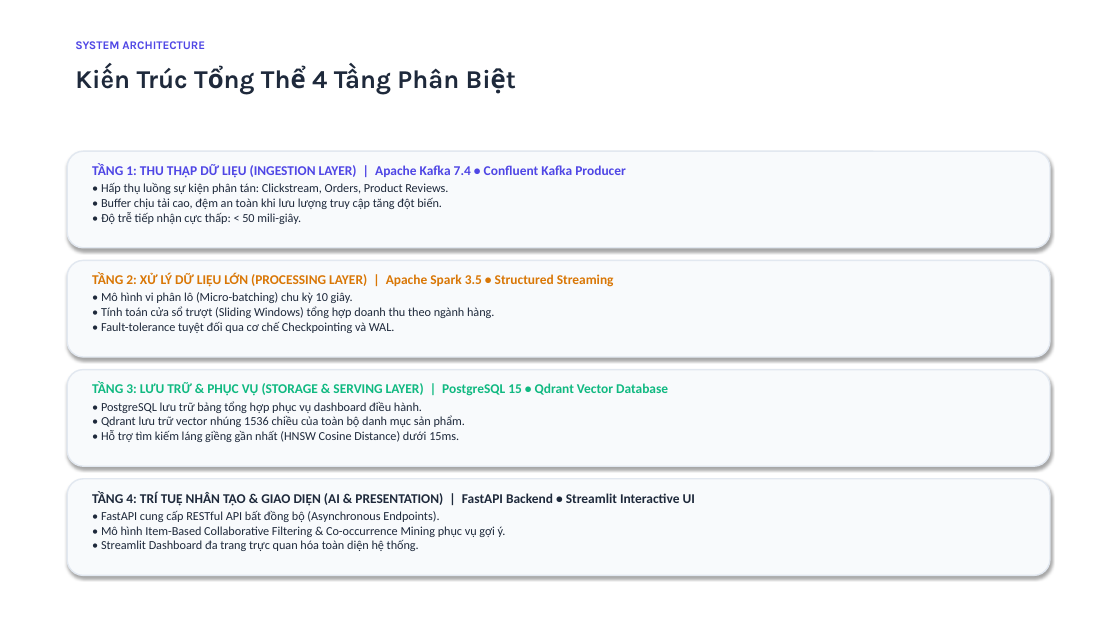
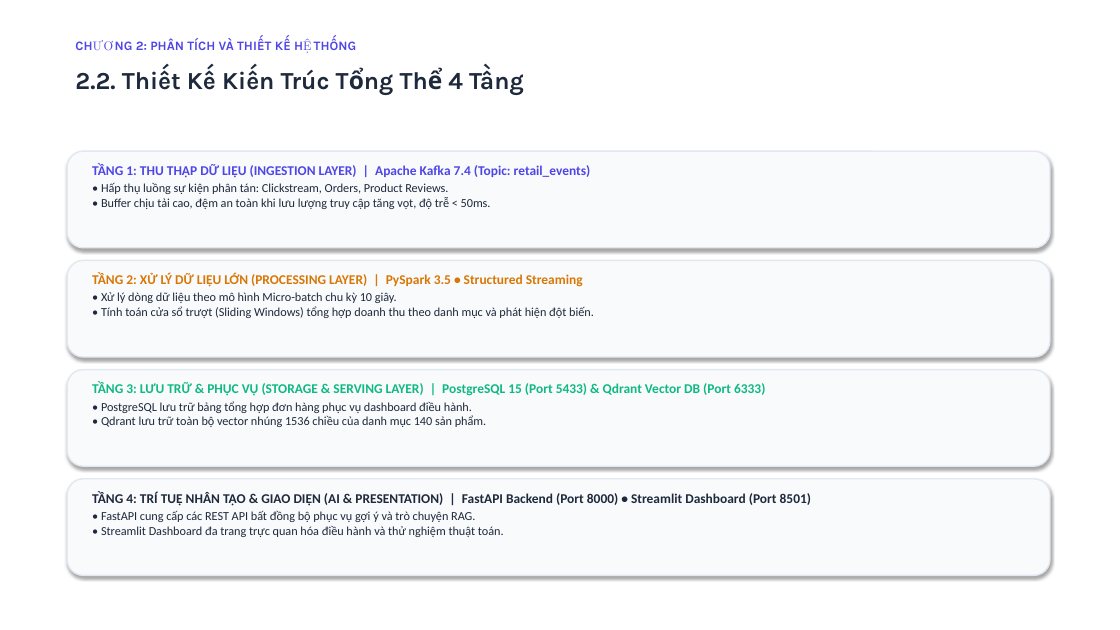
Before and after one commit to linhle100905/real-time-retail-analytics-platform, a slide deck: slide 5 of docs/Bao_Cao_Thuyet_Trinh_Do_An.pptx. Drawn at 1120x630 pixels with LibreOffice and Linux fonts; fonts in the diff are those of the drawing. Boxes give left, top, right and bottom in pixels: in the first picture for what was removed or moved away, otherwise in the second. Text is boxed around its words. In the diff, an @@ line names an element or a change of style, - is before the commit and + after.

```diff
--- a/docs/Bao_Cao_Thuyet_Trinh_Do_An.pptx
+++ b/docs/Bao_Cao_Thuyet_Trinh_Do_An.pptx
@@ text at bbox=[136, 38, 285, 50]: text changed; size 10 to 11 pt @@
-SYSTEM ARCHITECTURE
+CHƯƠNG 2: PHÂN TÍCH VÀ THIẾT KẾ HỆ THỐNG
@@ text at bbox=[75, 70, 463, 90]: text changed; size 22 to 21 pt @@
-Kiến Trúc Tổng Thể 4 Tầng Phân Biệt
+2.2. Thiết Kế Kiến Trúc Tổng Thể 4 Tầng
@@ text at bbox=[92, 164, 591, 178]: text changed @@
-TẦNG 1: THU THẬP DỮ LIỆU (INGESTION LAYER) | Apache Kafka 7.4 • Confluent Kafka Producer
+TẦNG 1: THU THẬP DỮ LIỆU (INGESTION LAYER) | Apache Kafka 7.4 (Topic: retail_events)
@@ text at bbox=[101, 197, 491, 209]: text changed @@
-• Buffer chịu tải cao, đệm an toàn khi lưu lượng truy cập tăng đột biến.
-• Độ trễ tiếp nhận cực thấp: < 50 mili-giây.
+• Buffer chịu tải cao, đệm an toàn khi lưu lượng truy cập tăng vọt, độ trễ < 50ms.
@@ text at bbox=[92, 273, 594, 318]: text changed @@
-TẦNG 2: XỬ LÝ DỮ LIỆU LỚN (PROCESSING LAYER) | Apache Spark 3.5 • Structured Streaming
-• Mô hình vi phân lô (Micro-batching) chu kỳ 10 giây.
-• Tính toán cửa sổ trượt (Sliding Windows) tổng hợp doanh thu theo ngành hàng.
-• Fault-tolerance tuyệt đối qua cơ chế Checkpointing và WAL.
+TẦNG 2: XỬ LÝ DỮ LIỆU LỚN (PROCESSING LAYER) | PySpark 3.5 • Structured Streaming
+• Xử lý dòng dữ liệu theo mô hình Micro-batch chu kỳ 10 giây.
+• Tính toán cửa sổ trượt (Sliding Windows) tổng hợp doanh thu theo danh mục và phát hiện đột biến.
@@ text at bbox=[92, 382, 765, 427]: text changed @@
-TẦNG 3: LƯU TRỮ & PHỤC VỤ (STORAGE & SERVING LAYER) | PostgreSQL 15 • Qdrant Vector Database
-• PostgreSQL lưu trữ bảng tổng hợp phục vụ dashboard điều hành.
-• Qdrant lưu trữ vector nhúng 1536 chiều của toàn bộ danh mục sản phẩm.
-• Hỗ trợ tìm kiếm láng giềng gần nhất (HNSW Cosine Distance) dưới 15ms.
+TẦNG 3: LƯU TRỮ & PHỤC VỤ (STORAGE & SERVING LAYER) | PostgreSQL 15 (Port 5433) & Qdrant Vector DB (Port 6333)
+• PostgreSQL lưu trữ bảng tổng hợp đơn hàng phục vụ dashboard điều hành.
+• Qdrant lưu trữ toàn bộ vector nhúng 1536 chiều của danh mục 140 sản phẩm.
@@ text at bbox=[92, 491, 811, 537]: text changed @@
-TẦNG 4: TRÍ TUỆ NHÂN TẠO & GIAO DIỆN (AI & PRESENTATION) | FastAPI Backend • Streamlit Interactive UI
-• FastAPI cung cấp RESTful API bất đồng bộ (Asynchronous Endpoints).
-• Mô hình Item-Based Collaborative Filtering & Co-occurrence Mining phục vụ gợi ý.
-• Streamlit Dashboard đa trang trực quan hóa toàn diện hệ thống.
+TẦNG 4: TRÍ TUỆ NHÂN TẠO & GIAO DIỆN (AI & PRESENTATION) | FastAPI Backend (Port 8000) • Streamlit Dashboard (Port 8501)
+• FastAPI cung cấp các REST API bất đồng bộ phục vụ gợi ý và trò chuyện RAG.
+• Streamlit Dashboard đa trang trực quan hóa điều hành và thử nghiệm thuật toán.
```
Also in this commit, not shown: 10 other slides changed, 1 slide added, 1 slide removed.
